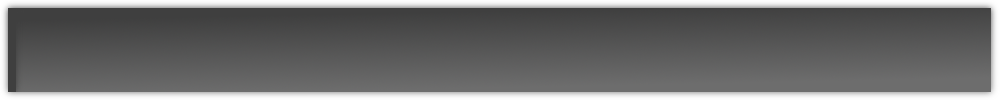
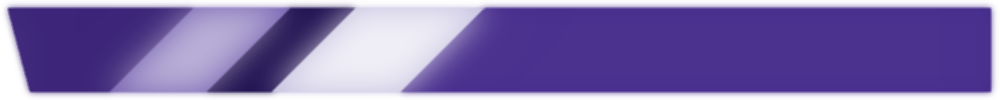
Comparing the layer stacks of the two 1000x100 images. Changes:
removed layer "Слой #2" over [8, 8, 16, 92]
removed layer "Слой #1" over [8, 8, 25, 92]
removed layer "Слой" over [8, 8, 991, 92]
removed layer "Копия Слой" over [1, 1, 997, 99]
removed layer "mapListButton.png" over [8, 8, 991, 92]
added layer "Копия Копия mask2" above "Копия mask2" over [7, 7, 992, 93]
added layer "Копия mask2" above "mask2" over [1, 1, 997, 99]
